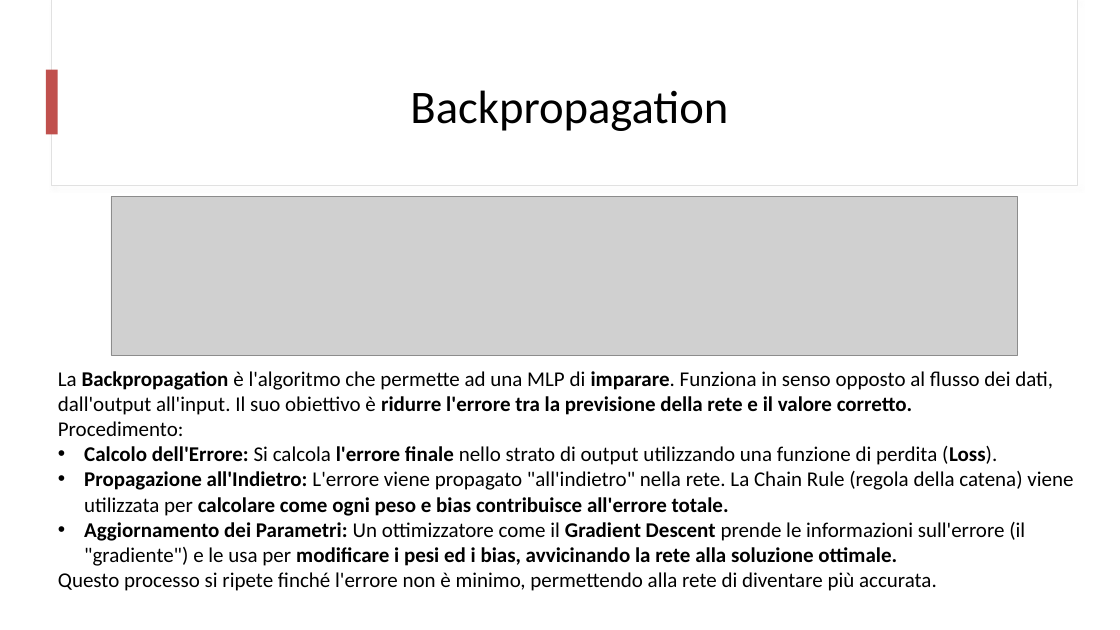
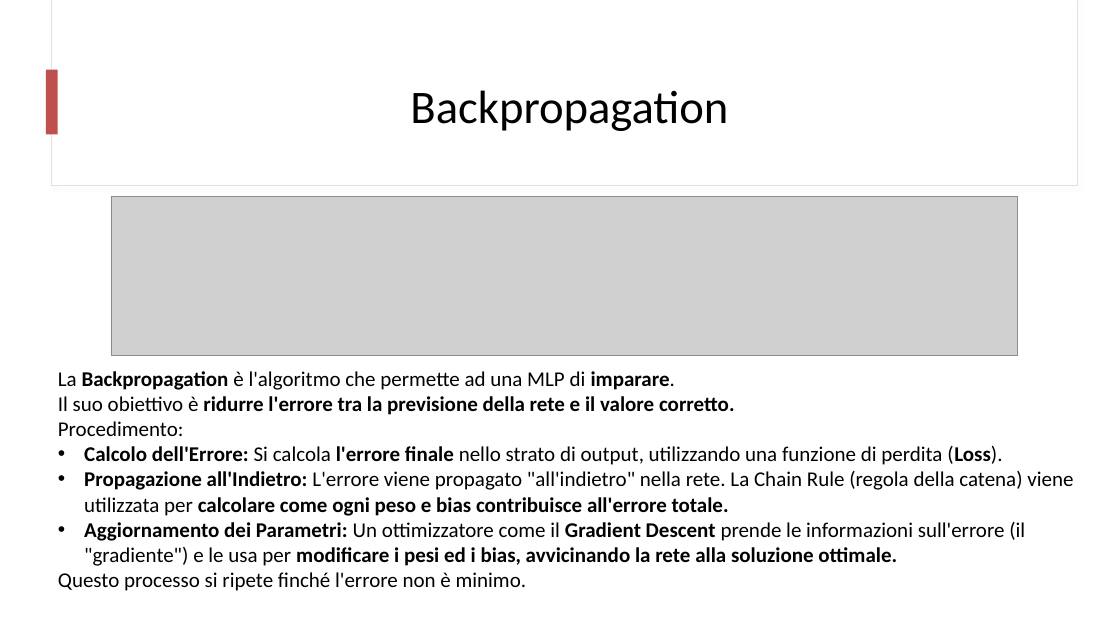
Before and after one commit to mtomas03/Thesis_Paper, a slide deck: slide 4 of Presentation.pptx. Drawn at 1120x630 pixels with LibreOffice and Linux fonts; fonts in the diff are those of the drawing; grey boxes stand for pictures. Boxes give left, top, right and bottom in pixels: in the first picture for what was removed or moved away, otherwise in the second. Text is boxed around its words. In the diff, an @@ line names an element or a change of style, - is before the commit and + after.

```diff
--- a/Presentation.pptx
+++ b/Presentation.pptx
@@ text at bbox=[58, 371, 735, 415]: text changed; bold on @@
-La Backpropagation è l'algoritmo che permette ad una MLP di imparare. Funziona in senso opposto al flusso dei dati, dall'output all'input. Il suo obiettivo è ridurre l'errore tra la previsione della rete e il valore corretto.
+La Backpropagation è l'algoritmo che permette ad una MLP di imparare.
+Il suo obiettivo è ridurre l'errore tra la previsione della rete e il valore corretto.
@@ text at bbox=[84, 446, 1002, 465]: text changed @@
-• Calcolo dell'Errore: Si calcola l'errore finale nello strato di output utilizzando una funzione di perdita (Loss).
+• Calcolo dell'Errore: Si calcola l'errore finale nello strato di output, utilizzando una funzione di perdita (Loss).
@@ text at bbox=[58, 572, 527, 591]: text changed @@
-Questo processo si ripete finché l'errore non è minimo, permettendo alla rete di diventare più accurata.
+Questo processo si ripete finché l'errore non è minimo.
```
Also in this commit, not shown: 16 other slides changed, 4 slides removed, 1 other file.
